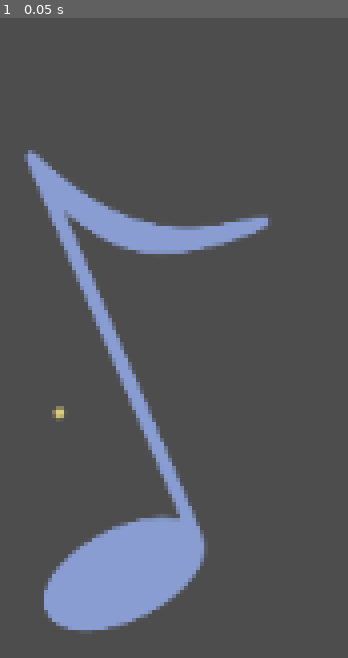
Above: before the commit, frame 1.
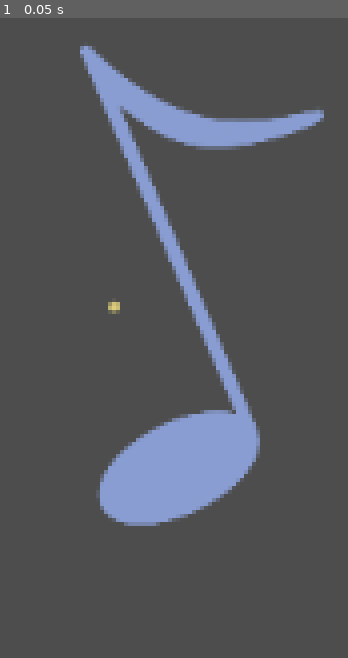
Above: after the commit, the same moment.

Repository: mtermine1/2d-game-
Game: Godot game, scene res://Bullet.tscn
Same seed, same stepped clock (60 frames per second), same inputs: the game is played once before the commit and once after it. This scene is started directly instead of the project's main scene.
Inputs:
- Up to frame 1 (0.05 s): no input

The runs differ from the first frame. In frame 1, 22% of the frame differs, in the area x 6-94%, y 4-96%.

Commit message:
bullet
ok so our projectile has the exact same code as the projectile the professor made in class... hopefully its useful

Diff:
--- a/2d-game/Bullet.tscn
+++ b/2d-game/Bullet.tscn
@@ -1,6 +1,7 @@
-[gd_scene load_steps=11 format=3 uid="uid://b3egglmhj4nln"]
+[gd_scene load_steps=13 format=3 uid="uid://b3egglmhj4nln"]
 
 [ext_resource type="Texture2D" uid="uid://dg7s8legw07ui" path="res://bullet animation/Untitled_Artwork-1 2.png" id="1_fd626"]
+[ext_resource type="Script" uid="uid://b4sk5v7tujcek" path="res://bullet.gd" id="1_ljq6d"]
 [ext_resource type="Texture2D" uid="uid://0k8inldj7nqc" path="res://bullet animation/Untitled_Artwork-2 2.png" id="2_ljq6d"]
 [ext_resource type="Texture2D" uid="uid://cpp7t6sv33u7e" path="res://bullet animation/Untitled_Artwork-3 2.png" id="3_jl2hs"]
 [ext_resource type="Texture2D" uid="uid://3pyaj82txrhh" path="res://bullet animation/Untitled_Artwork-4 2.png" id="4_7gbgb"]
@@ -42,13 +43,28 @@
 }],
 "loop": true,
 "name": &"default",
-"speed": 5.0
+"speed": 6.0
 }]
 
+[sub_resource type="CapsuleShape2D" id="CapsuleShape2D_jl2hs"]
+radius = 17.463501
+height = 68.01437
+
 [node name="Node2D" type="Node2D"]
+script = ExtResource("1_ljq6d")
 
 [node name="Bullet Animation!" type="AnimatedSprite2D" parent="."]
-position = Vector2(409.25, 399.29077)
+position = Vector2(429.00003, 361.00003)
 scale = Vector2(0.30725423, 0.30725417)
 sprite_frames = SubResource("SpriteFrames_5byqj")
-frame_progress = 0.47188815
+frame_progress = 0.33763984
+
+[node name="Area2D" type="Area2D" parent="Bullet Animation!"]
+position = Vector2(-195.2781, 120.42137)
+scale = Vector2(3.254634, 3.2546346)
+monitorable = false
+
+[node name="CollisionShape2D" type="CollisionShape2D" parent="Bullet Animation!/Area2D"]
+position = Vector2(14, 16)
+rotation = 1.1676253
+shape = SubResource("CapsuleShape2D_jl2hs")
--- /dev/null
+++ b/2d-game/bullet.gd
@@ -0,0 +1,21 @@
+extends Sprite2D
+@export var speed = 5.0
+@export var damage_amount = 5
+
+# Called when the node enters the scene tree for the first time.
+func _ready():
+	pass # Replace with function body.
+
+
+# Called every frame. 'delta' is the elapsed time since the previous frame.
+func _process(delta):
+	position.x += speed
+
+
+func _on_area_2d_body_entered(body):
+	body.damage(damage_amount)
+	queue_free()
+
+
+func _on_visible_on_screen_notifier_2d_screen_exited():
+	queue_free()
Not shown, added: 2d-game/bullet.gd.uid
